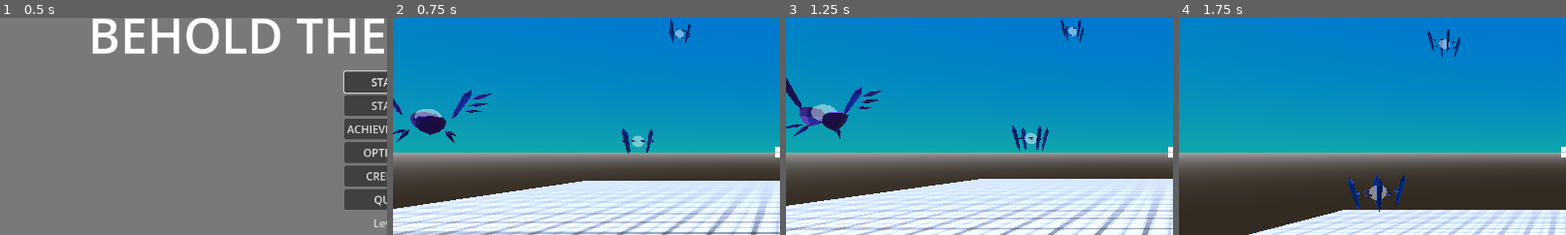
Above: before the commit, frames 1-4 (left to right).
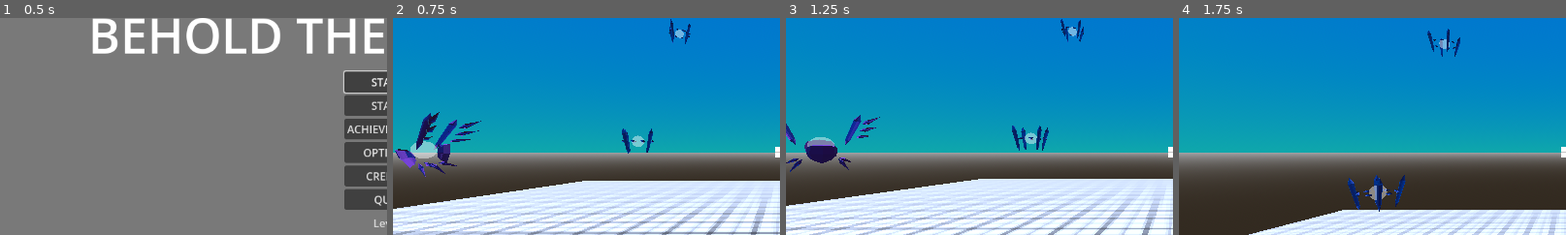
Above: after the commit, the same moments.

Repository: lucasrumney94/GodotGoneWild
Game: Godot game, scene res://Main/main_menu.tscn
The game is run twice, just before and just after one commit, with the same random seed, the same clock (stepped at 60 frames per second) and the same inputs. The engine's default icon, where the game draws it, is replaced by a stand-in: a white triangle on a blue panel in a dark square.
Inputs (mouse positions are % of the whole screen's width and height, from its top left):
- Up to frame 1 (0.5 s): no input
- Up to frame 2 (0.75 s): click "START" at 0.5 s
- Up to frame 3 (1.25 s): no input
- Up to frame 4 (1.75 s): move the mouse to (55, 50) at 1.27 s; hold W (move_forward) from 1.28 s (still down); click (55, 50) at 1.35 s; tap Space (jump) at 1.52 s
The pictures show only the part of the screen within x 0-50%, y 19-69%; the shares and areas given below are measured in that part.

Frame 1 is identical in both runs. In frame 2, 2.9% of the frame differs, in the area x 0-26%, y 33-74%; in frame 3, 3.1%, in the area x 0-25%, y 27-71%; in frame 4, nothing differs.

Commit message:
updated player enemy position bug

Diff:
--- a/godot-wild-tower/Objects/Player/player.gd
+++ b/godot-wild-tower/Objects/Player/player.gd
@@ -307,7 +307,7 @@
 	dash_tween = create_tween()
 	dash_tween.set_process_mode(Tween.TWEEN_PROCESS_PHYSICS)
 	dash_tween.chain()
-	dash_tween.tween_property(self, "global_position", enemy.position, dash_speed)
+	dash_tween.tween_property(self, "global_position", enemy.global_position, dash_speed)
 	dash_tween.tween_callback(dash_end.bind(-%RayCastEyes.global_basis.z, true, enemy))
 
 	jump_count = 1
Not shown: 1 places in godot-wild-tower/Main/main_game.tscn that only renumber resources
Not shown: 1 places in godot-wild-tower/Objects/Enemies/BasicEnemy.tscn that only renumber resources
Not shown: 1 places in godot-wild-tower/Objects/Enemies/BasicEnemy_OLD.tscn that only renumber resources
